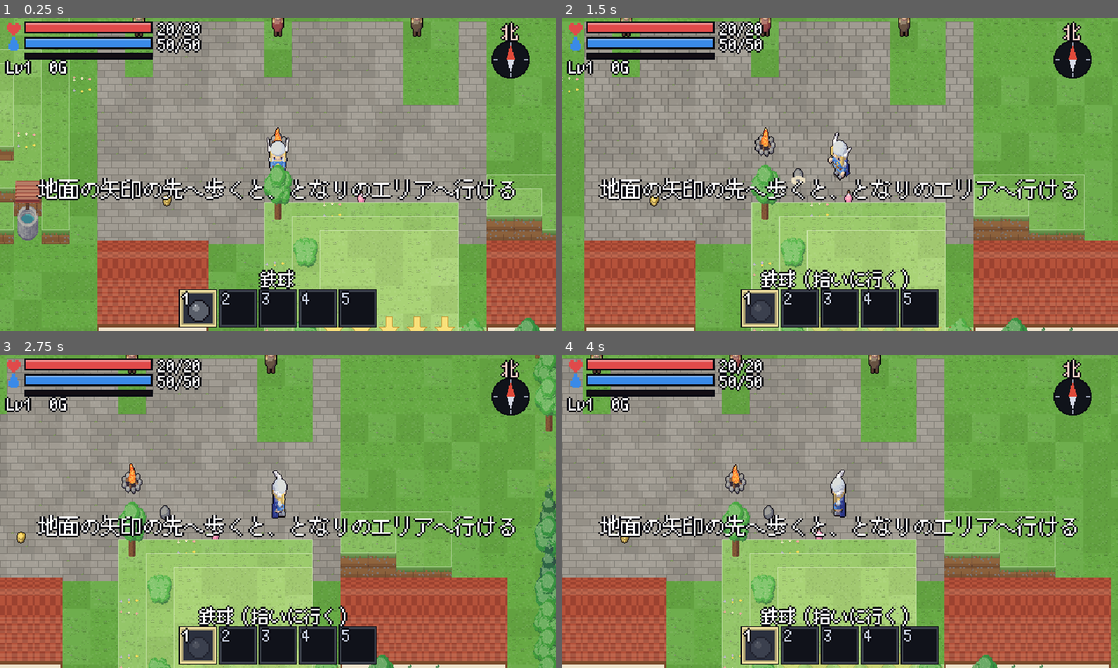
Above: before the commit, frames 1-4 (two rows, left to right).
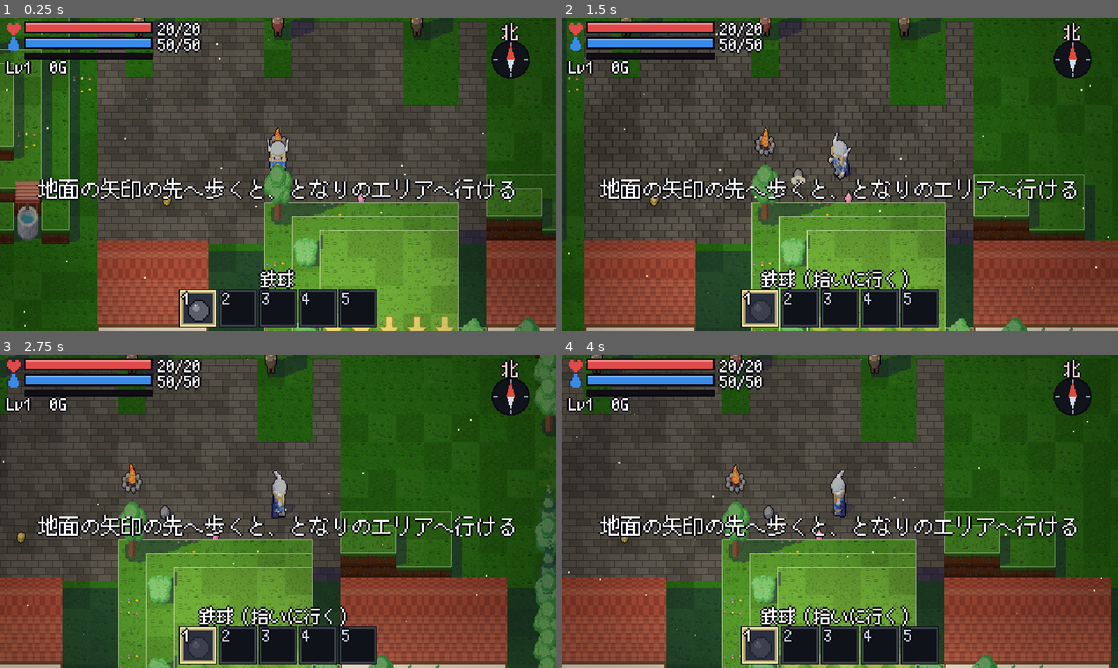
Above: after the commit, the same moments.

Repository: MiyazakiTakumi-724/dot-3d-game
Game: Godot game, scene res://scenes/field.tscn
The game is run twice, just before and just after one commit, with the same random seed, the same clock (stepped at 60 frames per second) and the same inputs.
Inputs (mouse positions are in pixels of both pictures, inside the frame that each line leads up to):
- Up to frame 1 (0.25 s): no input
- Up to frame 2 (1.5 s): tap Enter at 0.5 s; move the mouse to (962, 158) at 0.52 s; hold Right 0.53-1.25 s; hold Shift 0.53-1.25 s; click (962, 158) at 0.67 s; tap Space at 0.77 s; drag from (728, 190) to (812, 237) at 1.27 s
- Up to frame 3 (2.75 s): move the mouse to (333, 442) at 2.02 s; hold Right from 2.03 s (still down); hold Ctrl from 2.03 s (still down); click (333, 442) at 2.17 s
- Up to frame 4 (4 s): release Right at 2.75 s; release Ctrl at 2.75 s; drag from (812, 574) to (673, 464) at 2.77 s; move the mouse to (1006, 558) at 3.52 s; hold Left from 3.53 s (still down); tap 2 at 3.6 s; click (1006, 558) at 3.67 s; tap Space at 3.77 s

The runs differ from the first frame. In frame 1, 84% of the frame differs, in the area x 0-100%, y 0-100%; in frame 2, 85%; in frame 3, 86%; in frame 4, 86%.

Commit message:
影と光でグラフィックを上げる（添付の映像を参考に）
- 地面に落ちる影：木・岩・家・崖の長い影を東北東へ落とす（ShadowMap が高さの絵を作り、shadow.gdshader が地面の柱の上の面で日の方へたどる）。
  カメラを回しても地面と一緒に回り、手前の高い地面には正しく隠れる
- キャラ・敵・ボスの足元の影に、同じ向きの長い影を重ねる
- 画面全体の空気（Atmosphere）：流れる雲の影・画面のふちの暗さ、溶岩・廃城・塔は暗くしてたき火・炎・溶岩・主人公のまわりを明るく
- 地方ごとに舞うもの（草原の綿毛・山の雪・溶岩の火の粉・廃城のほこり・塔のきらめき）
- 画面の文字のレイヤーを2にして、空気（レイヤー1）より上に

Co-Authored-By: Claude Opus 5.5 <noreply@anthropic.com>
Claude-Session: https://claude.ai/code/session_01V8ZRqMmyzjeQtU25nnKB5A

Diff:
--- a/scripts/game/field.gd
+++ b/scripts/game/field.gd
@@ -69,6 +69,10 @@
 var _boss_label: Label
 var _status: Label  ## 左上：体力・持ち物・手に持つアイテム・墓石のあるエリア（文字。画面には出さず、hud が描く）
 var hud: Hud  ## いのちとマナのバー・手に持つ物の箱・杖の魔法の待ち時間
+## 画面全体の空気：雲の影・地方の暗さと明かり・舞うもの（2026-11-26）
+var atmosphere: Atmosphere
+## 今のエリアの溶岩のマス（明かりにする）
+var _lava_cells: Array[Vector2i] = []
 var _message: Label  ## 真ん中：エリアの名前・門のヒント・やられた
 var _popups: Control  ## ダメージの数字を置く所（エリアを切り替えると片付ける）
 ## 真ん中に少しの間だけ出す知らせ（レベルアップ・武器を手に入れたなど）
@@ -118,6 +122,9 @@
 	camera = StackCamera.new()
 	add_child(camera)
 	Terrain.add_background(self)
+	atmosphere = Atmosphere.new()
+	add_child(atmosphere)
+	atmosphere.setup(camera)
 	_area_root = Node2D.new()
 	add_child(_area_root)
 
@@ -216,11 +223,17 @@
 
 	area = world.area(id)
 	player.step_sound = STEP_SOUNDS.get(area.theme, "step_grass")
+	if atmosphere != null:
+		atmosphere.set_theme(area.theme)
 	run.visit(id)
 	var loaded := Continent.load_map(area)
 	map = loaded[0]
 	var info: Dictionary = loaded[1]
 	_deco = info["deco"]
+	_lava_cells.clear()
+	for k in _deco:
+		if k is Vector2i and _deco[k] == "lava":
+			_lava_cells.append(k)
 	for g in area.gimmicks:
 		if run.is_gimmick_open(g.id):
 			_apply_open(g)
@@ -883,6 +896,7 @@
 		elif area_state.result == AreaState.Result.DYING and player.mover.fell:
 			player.modulate.a = 0.0
 	_update_aim()
+	_update_lights()
 	if map_view != null and map_view.visible:
 		_sync_map()
 	_flash_time = maxf(0.0, _flash_time - delta)
@@ -1955,6 +1969,35 @@
 		if g.by_fire(point, radius):
 			open_gimmick(g)
 
+## 明かり（2026-11-26）：たき火・燃えている所・火の玉・溶岩・主人公（暗い地方だけ）。Atmosphere が画面を照らす。
+func _update_lights() -> void:
+	if atmosphere == null:
+		return
+	var list := []
+	var flick := 0.92 + 0.08 * sin(_arrow_blink * 13.0) * sin(_arrow_blink * 7.3)
+	if _campfire_cell.x >= 0:
+		list.append([HeightMap.cell_center(_campfire_cell), map.get_height(_campfire_cell) * StackSprite.LEVEL_PX + 6.0, 100.0 * flick, 1.0])
+	if atmosphere.is_dark():
+		var mv := player.mover
+		list.append([mv.pos, mv.height * StackSprite.LEVEL_PX + 8.0, 64.0, 0.8])
+	for f in _fires:
+		list.append([f[0], f[1] * StackSprite.LEVEL_PX + 4.0, 44.0 * flick, 0.9])
+	for b in _bolts:
+		var p: Pellet = b[0]
+		list.append([p.pos, p.z, 30.0, 0.8])
+	if not _lava_cells.is_empty():
+		var f := camera.focus
+		var near := []
+		for c in _lava_cells:
+			var d := HeightMap.cell_center(c).distance_squared_to(f)
+			if d < 150.0 * 150.0 and (c.x + c.y) % 2 == 0:  # 画面の近くの、1つおきのマス
+				near.append([d, c])
+		near.sort_custom(func(a, b): return a[0] < b[0])
+		for e in near.slice(0, 8):
+			var c: Vector2i = e[1]
+			list.append([HeightMap.cell_center(c), map.get_height(c) * StackSprite.LEVEL_PX, 40.0 * flick, 0.55])
+	atmosphere.set_lights(list)
+
 ## 魔法（弾・炎・雷）が point のまわり radius に当たった。水晶が光る。
 func _magic_gimmicks(point: Vector2, radius: float) -> void:
 	for g in _closed_gimmicks():
@@ -2071,6 +2114,7 @@
 
 func _build_ui() -> void:
 	var layer := CanvasLayer.new()
+	layer.layer = 2  # 画面全体の空気（Atmosphere、レイヤー1）より上
 	add_child(layer)
 	_status = UiText.label()
 	_status.position = Vector2(4, 2)
--- a/scripts/game/terrain.gd
+++ b/scripts/game/terrain.gd
@@ -175,6 +175,8 @@
 const DECO_BIAS := 5
 
 static func build(map: HeightMap, camera: StackCamera, parent: Node2D, deco: Dictionary = {}) -> void:
+	# 地面に落ちる木や崖の影（2026-11-26）。エリアの地面の柱で1つの材質を使う
+	var shade := ShadowMap.material(map, deco)
 	for y in map.size.y:
 		for x in map.size.x:
 			var cell := Vector2i(x, y)
@@ -189,6 +191,11 @@
 				s.rim_sides = lower_sides(map, cell)
 				s.rim_layer = (h - bottom) * StackSprite.LEVEL_PX
 				s.rim_color = top_color(h).lightened(0.38)
+				s.material = shade
+				s.shade_on = true
+				s.shade_cell = cell
+				s.shade_height = h
+				s.shade_layer = s.rim_layer
 			if keys.size() > 1:
 				_place(parent, camera, cell, h, DECO_BIAS, _cached(keys[1]))
 
--- /dev/null
+++ b/scripts/render/atmosphere.gd
@@ -0,0 +1,159 @@
+class_name Atmosphere
+extends CanvasLayer
+## 画面全体の空気（2026-11-26 の3回目の直し。添付の映像のように、影と光でリアルに見せる）。
+## - 雲の影（ワールドに貼りついて流れる）と、画面のふちの暗さ（atmosphere.gdshader をかけ算で重ねる）
+## - 地方ごとの暗さと明かり：溶岩・廃城・塔は暗く、たき火・炎・溶岩・主人公のまわりが明るい（field.gd が set_lights で渡す）
+## - 地方ごとの舞うもの（草原の綿毛・山の雪・溶岩の火の粉・廃城のほこり・塔のきらめき）
+## 世界（レイヤー0）より上、画面の文字（UI のレイヤー2）より下に描く。
+
+const SHADER := preload("res://scripts/render/atmosphere.gdshader")
+const MAX_LIGHTS := 16
+## 地方ごとの空気：雲の影の濃さ・明るさ（1 で暗くしない）・色・舞うもの
+const THEMES := {
+	"grass": {"clouds": 0.28, "ambient": 1.0, "tint": Color(1, 1, 1), "particles": "pollen"},
+	"town": {"clouds": 0.2, "ambient": 1.0, "tint": Color(1, 1, 1), "particles": "pollen"},
+	"mountain": {"clouds": 0.26, "ambient": 1.0, "tint": Color(0.96, 0.98, 1.0), "particles": "snow"},
+	"castle": {"clouds": 0.14, "ambient": 0.8, "tint": Color(0.86, 0.9, 1.0), "particles": "dust"},
+	"lava": {"clouds": 0.0, "ambient": 0.66, "tint": Color(0.95, 0.72, 0.74), "particles": "embers"},
+	"tower": {"clouds": 0.0, "ambient": 0.76, "tint": Color(0.84, 0.82, 1.0), "particles": "sparkles"},
+}
+## 舞うものの数
+const PARTICLES := 46
+
+var camera: StackCamera
+var theme := "grass"
+var _rect: ColorRect
+var _mat: ShaderMaterial
+var _motes: Motes
+var _time := 0.0
+
+func _init() -> void:
+	layer = 1
+
+func setup(cam: StackCamera) -> void:
+	camera = cam
+	_rect = ColorRect.new()
+	_rect.mouse_filter = Control.MOUSE_FILTER_IGNORE
+	_rect.position = Vector2.ZERO
+	_rect.size = Vector2(320, 180)
+	_mat = ShaderMaterial.new()
+	_mat.shader = SHADER
+	_rect.material = _mat
+	add_child(_rect)
+	_motes = Motes.new()
+	_motes.camera = cam
+	add_child(_motes)
+	set_theme("grass")
+
+static func config(t: String) -> Dictionary:
+	return THEMES.get(t, THEMES["grass"])
+
+## 地方を替える（エリアに入ったとき）。
+func set_theme(t: String) -> void:
+	theme = t
+	var c := config(t)
+	_mat.set_shader_parameter("clouds", c["clouds"])
+	_mat.set_shader_parameter("ambient", c["ambient"])
+	var tint: Color = c["tint"]
+	_mat.set_shader_parameter("tint", Vector3(tint.r, tint.g, tint.b))
+	_motes.start(c["particles"])
+
+## 暗い地方か（明かりが意味を持つ）。
+func is_dark() -> bool:
+	return float(config(theme)["ambient"]) < 1.0
+
+## 明かり：[ワールドの位置, 高さのpx, 半径のpx, 強さ] の並び。画面の外のものは使わない。
+func set_lights(list: Array) -> void:
+	var packed: Array[Vector4] = []
+	for l in list:
+		if packed.size() >= MAX_LIGHTS:
+			break
+		var p: Vector2 = camera.world_to_screen(l[0], l[1])
+		var r: float = l[2]
+		if p.x < -r or p.y < -r or p.x > 320.0 + r or p.y > 180.0 + r:
+			continue
+		packed.append(Vector4(p.x, p.y, r, l[3]))
+	var n := packed.size()
+	while packed.size() < MAX_LIGHTS:
+		packed.append(Vector4.ZERO)
+	_mat.set_shader_parameter("lights", packed)
+	_mat.set_shader_parameter("light_count", n)
+
+func _process(delta: float) -> void:
+	_time += delta
+	if camera == null:
+		return
+	_mat.set_shader_parameter("focus", camera.focus)
+	_mat.set_shader_parameter("angle", camera.angle)
+	_mat.set_shader_parameter("time", _time)
+
+## 舞うもの。ワールドの点として持ち、カメラに合わせて画面に描く（カメラを回すと一緒に回る）。
+class Motes extends Node2D:
+	var camera: StackCamera
+	var kind := ""
+	var _pts: Array = []  # [ワールドの位置, 高さのpx, 速さ, ゆれの位相]
+	var _rng := RandomNumberGenerator.new()
+	var _t := 0.0
+
+	func start(k: String) -> void:
+		kind = k
+		_rng.seed = hash(k)
+		_pts.clear()
+		for i in PARTICLES:
+			_pts.append(_spawn(true))
+
+	func _spawn(anywhere: bool) -> Array:
+		var center := camera.focus if camera != null else Vector2.ZERO
+		var off := Vector2(_rng.randf_range(-190, 190), _rng.randf_range(-120, 120))
+		var h := _rng.randf_range(0.0, 90.0) if anywhere else (100.0 if kind == "snow" else 0.0)
+		return [center + off, h, _rng.randf_range(0.6, 1.4), _rng.randf() * TAU]
+
+	func _process(delta: float) -> void:
+		_t += delta
+		if camera == null:
+			return
+		for p in _pts:
+			match kind:
+				"snow":
+					p[1] -= 14.0 * p[2] * delta
+					p[0] += Vector2(6.0, 2.0) * delta * p[2]
+				"embers":
+					p[1] += 16.0 * p[2] * delta
+					p[0] += Vector2(sin(_t * 2.0 + p[3]) * 6.0, 0.0) * delta
+				"pollen", "dust":
+					p[1] += sin(_t * 0.8 + p[3]) * 3.0 * delta
+					p[0] += Vector2(5.0, -1.5) * delta * p[2]
+				_:
+					p[0] += Vector2(0.0, -2.0) * delta
+			var rel: Vector2 = p[0] - camera.focus
+			if p[1] < -10.0 or p[1] > 130.0 or absf(rel.x) > 200.0 or absf(rel.y) > 130.0:
+				var fresh := _spawn(false)
+				p[0] = fresh[0]
+				p[1] = fresh[1] if kind in ["snow", "embers"] else _rng.randf_range(0.0, 90.0)
+				if kind == "snow":
+					p[1] = _rng.randf_range(80.0, 120.0)
+		queue_redraw()
+
+	func _draw() -> void:
+		if camera == null:
+			return
+		var w := 1.0 / StackCamera.PIXEL_SCALE
+		for p in _pts:
+			var s: Vector2 = camera.world_to_screen(p[0], camera.focus_height + p[1])
+			var c := Color(1, 1, 1, 0.8)
+			var size := w
+			match kind:
+				"snow":
+					c = Color(1, 1, 1, 0.9)
+					size = w * 2.0 if p[2] > 1.1 else w
+				"embers":
+					c = Color(1.0, 0.55 + 0.3 * sin(_t * 9.0 + p[3]), 0.2, 0.9)
+				"pollen":
+					c = Color(1.0, 0.97, 0.8, 0.85)
+					size = w * 2.0 if p[2] > 1.0 else w
+				"dust":
+					c = Color(0.85, 0.82, 0.78, 0.45)
+				"sparkles":
+					var tw := 0.5 + 0.5 * sin(_t * 4.0 + p[3] * 3.0)
+					c = Color(0.75, 0.9, 1.0, tw)
+			draw_rect(Rect2(s, Vector2(size, size)), c)
--- /dev/null
+++ b/scripts/render/atmosphere.gdshader
@@ -0,0 +1,53 @@
+// 画面全体の明るさ（Atmosphere）。描いた世界にかけ算で重ねる。
+// - 雲の影：ワールドに貼りついたゆっくり流れる雲の影（外の地方）
+// - 暗さと明かり：溶岩・廃城・塔の地方は暗く、たき火・炎・溶岩・主人公のまわりだけ明るい
+// - 画面のふちを少し暗くする
+shader_type canvas_item;
+render_mode blend_mul, unshaded;
+
+uniform vec2 focus = vec2(0.0);
+uniform float angle = 0.0;
+uniform float time = 0.0;
+uniform float clouds = 0.0;
+uniform float ambient = 1.0;
+uniform vec3 tint : source_color = vec3(1.0);
+uniform vec3 light_color : source_color = vec3(1.0, 0.84, 0.6);
+uniform int light_count = 0;
+uniform vec4 lights[16];
+uniform float vignette = 0.22;
+
+float hash(vec2 p) {
+	return fract(sin(dot(p, vec2(127.1, 311.7))) * 43758.5453);
+}
+
+float noise(vec2 p) {
+	vec2 i = floor(p);
+	vec2 f = fract(p);
+	vec2 u = f * f * (3.0 - 2.0 * f);
+	return mix(mix(hash(i), hash(i + vec2(1.0, 0.0)), u.x), mix(hash(i + vec2(0.0, 1.0)), hash(i + vec2(1.0, 1.0)), u.x), u.y);
+}
+
+void fragment() {
+	vec2 px = SCREEN_UV * vec2(320.0, 180.0);
+	vec2 rel = px - vec2(160.0, 90.0);
+	vec2 world = focus + vec2(rel.x * cos(angle) - rel.y * sin(angle), rel.x * sin(angle) + rel.y * cos(angle));
+	float cloud = 1.0;
+	if (clouds > 0.0) {
+		vec2 w = world / 210.0 + vec2(time * 0.014, time * 0.005);
+		float n = noise(w) * 0.62 + noise(w * 2.13 + vec2(3.7, 1.3)) * 0.28 + noise(w * 4.7 + vec2(9.1, 4.2)) * 0.1;
+		cloud = 1.0 - clouds * smoothstep(0.4, 0.6, n);
+	}
+	vec3 col = tint * ambient;
+	float lit = 0.0;
+	for (int i = 0; i < 16; i++) {
+		if (i >= light_count) {
+			break;
+		}
+		vec4 l = lights[i];
+		float d = distance(px, l.xy);
+		lit += l.w * (1.0 - smoothstep(l.z * 0.2, l.z, d));
+	}
+	col = max(col, light_color * clamp(lit, 0.0, 1.0));
+	float v = 1.0 - vignette * smoothstep(0.42, 0.95, length((SCREEN_UV - 0.5) * vec2(1.7, 1.0)));
+	COLOR = vec4(col * cloud * v, 1.0);
+}
--- /dev/null
+++ b/scripts/render/shadow.gdshader
@@ -0,0 +1,36 @@
+// 地面の柱の材質（ShadowMap）。ふだんは絵をそのまま描く。
+// 色の a が 0.5 の四角（柱の上の面）だけは影の計算をする：色の r・g がマス、b が高さ。
+// マスの中の点から日の方へたどり、高さの絵（height_tex）の物が影の線より高ければ、影の色を描く。
+shader_type canvas_item;
+
+uniform sampler2D height_tex : filter_nearest;
+uniform vec2 area_cells = vec2(16.0, 16.0);
+uniform vec2 sun = vec2(-0.94, 0.34);
+uniform float cells_per_level = 0.55;
+uniform float height_range = 16.0;
+uniform vec4 shade_color : source_color = vec4(0.10, 0.07, 0.28, 0.42);
+
+void fragment() {
+	if (abs(COLOR.a - 0.5) < 0.02) {
+		vec2 cell = floor(COLOR.rg * 255.0 + 0.5);
+		float h = COLOR.b * height_range;
+		// ゲームの座標の1px（1マス＝16）ごとにそろえて、ドット絵らしい影のふちにする
+		vec2 p = cell + (floor(UV * 16.0) + 0.5) / 16.0;
+		float shade = 0.0;
+		for (int k = 1; k <= 28; k++) {
+			float t = float(k) * 0.125;
+			vec2 q = p + sun * t;
+			if (q.x < 0.0 || q.y < 0.0 || q.x >= area_cells.x || q.y >= area_cells.y) {
+				break;
+			}
+			float occ = texture(height_tex, q / area_cells).r * height_range;
+			if (occ > h + t / cells_per_level + 0.05) {
+				shade = 1.0;
+				break;
+			}
+		}
+		COLOR = vec4(shade_color.rgb, shade_color.a * shade);
+	} else {
+		COLOR = texture(TEXTURE, UV) * COLOR;
+	}
+}
--- /dev/null
+++ b/scripts/render/shadow_map.gd
@@ -0,0 +1,90 @@
+class_name ShadowMap
+extends RefCounted
+## 地面に落ちる影（2026-11-26 の3回目の直し。添付の映像のように、木や崖の長い影を地面に落とす）。
+## 日は西南西の空にあり、崖・木・岩・家などの影が東北東へ落ちる（地形の側面の明るさ SIDE_SHADE と同じ向きの光）。
+## エリアごとに「物のてっぺんの高さ」の絵（RES×RES で1マス）を作り、地面の柱が上の面に影を描くときに、
+## シェーダー（shadow.gdshader）がそこから日の方へたどって、影の線より高い物があれば影にする。
+## 影はワールドに落ちるので、カメラを回しても地面と一緒に回る。
+
+const RES := 8
+## 日のある向き（ワールド、マス単位の水平の向き）。影はこの逆へ落ちる
+const SUN := Vector2(-0.94, 0.34)
+## 1段の高さの物の影の長さ（マス）
+const CELLS_PER_LEVEL := 0.55
+## 高さの絵の値は 高さ ÷ HEIGHT_RANGE（R8 に入るように）
+const HEIGHT_RANGE := 16.0
+## 物の高さ（段）と、マスの中で影を落とす丸の半径（マス）。SQUARE はマスいっぱいの四角い物
+const OCCLUDERS := {
+	"tree": [4.5, 0.42], "pine": [5.5, 0.34], "bush": [1.6, 0.42], "rock": [1.8, 0.45],
+	"stonewall": [2.5, 0.5], "column": [4.0, 0.3], "house": [4.0, 0.5], "well": [1.5, 0.4], "npc": [2.2, 0.3],
+}
+const SQUARE := ["stonewall", "house"]
+const SHADER := preload("res://scripts/render/shadow.gdshader")
+
+## 影の色（青みのある暗さ。添付の映像の影に合わせた）
+const SHADE_COLOR := Color(0.10, 0.07, 0.28, 0.42)
+
+static var _white: ImageTexture
+
+## そのワールドの点（マス単位）にある物のてっぺんの高さ（段）。島の外と奈落は影を落とさない。
+static func occluder_height(map: HeightMap, deco: Dictionary, q: Vector2) -> float:
+	var c := Vector2i(floori(q.x), floori(q.y))
+	if not map.in_bounds(c) or map.is_void(c) or map.is_pit(c):
+		return 0.0
+	var h := float(map.get_height(c))
+	var kind: String = deco.get(c, "")
+	if OCCLUDERS.has(kind):
+		var o: Array = OCCLUDERS[kind]
+		if kind in SQUARE or (q - Vector2(c) - Vector2(0.5, 0.5)).length() <= o[1]:
+			return h + o[0]
+	return h
+
+## エリアの、物のてっぺんの高さの絵（R8、RES×RES で1マス、値は 高さ ÷ HEIGHT_RANGE）。
+## 地面はマスごとに四角く塗り（速い）、木や岩などは丸く塗る。
+static func height_image(map: HeightMap, deco: Dictionary) -> Image:
+	var img := Image.create(map.size.x * RES, map.size.y * RES, false, Image.FORMAT_R8)
+	img.fill(Color(0, 0, 0))
+	for y in map.size.y:
+		for x in map.size.x:
+			var c := Vector2i(x, y)
+			if map.is_void(c) or map.is_pit(c):
+				continue
+			var h := float(map.get_height(c))
+			img.fill_rect(Rect2i(x * RES, y * RES, RES, RES), Color(h / HEIGHT_RANGE, 0, 0))
+			var kind: String = deco.get(c, "")
+			if not OCCLUDERS.has(kind):
+				continue
+			var o: Array = OCCLUDERS[kind]
+			var top := Color(minf(1.0, (h + o[0]) / HEIGHT_RANGE), 0, 0)
+			if kind in SQUARE:
+				img.fill_rect(Rect2i(x * RES, y * RES, RES, RES), top)
+				continue
+			for j in RES:
+				for i in RES:
+					if Vector2((i + 0.5) / RES - 0.5, (j + 0.5) / RES - 0.5).length() <= o[1]:
+						img.set_pixel(x * RES + i, y * RES + j, top)
+	return img
+
+## エリアの地面の柱で使う材質（影のシェーダーと、そのエリアの高さの絵）。
+static func material(map: HeightMap, deco: Dictionary) -> ShaderMaterial:
+	var m := ShaderMaterial.new()
+	m.shader = SHADER
+	m.set_shader_parameter("height_tex", ImageTexture.create_from_image(height_image(map, deco)))
+	m.set_shader_parameter("area_cells", Vector2(map.size))
+	m.set_shader_parameter("sun", SUN)
+	m.set_shader_parameter("cells_per_level", CELLS_PER_LEVEL)
+	m.set_shader_parameter("height_range", HEIGHT_RANGE)
+	m.set_shader_parameter("shade_color", SHADE_COLOR)
+	return m
+
+## 柱の上の面に影を描くときに渡す色（シェーダーはこの色でマスと高さを知る。a=0.5 が目印）。
+static func cell_code(cell: Vector2i, h: int) -> Color:
+	return Color(cell.x / 255.0, cell.y / 255.0, h / HEIGHT_RANGE, 0.5)
+
+## 1×1 の白い絵（影の面を描くのに使う）。
+static func white() -> ImageTexture:
+	if _white == null:
+		var img := Image.create(1, 1, false, Image.FORMAT_RGBA8)
+		img.fill(Color.WHITE)
+		_white = ImageTexture.create_from_image(img)
+	return _white
--- a/scripts/render/stack_sprite.gd
+++ b/scripts/render/stack_sprite.gd
@@ -39,6 +39,11 @@
 var rim_sides := 0
 var rim_layer := 0
 var rim_color := Color.WHITE
+## 地面の柱の上の面に落ちる影（2026-11-26）。shade_layer に、material（ShadowMap.material）で影を描く
+var shade_on := false
+var shade_cell := Vector2i.ZERO
+var shade_height := 0
+var shade_layer := 0
 
 ## 画面（320×180）から、これだけ外にはみ出したものは描かない。広いエリアで描画を軽くするため。
 ## 輪切りを回すと、マスより少し大きく見えるので、その分の余裕。
@@ -99,11 +104,16 @@
 		and position.y + m > 0.0 and position.y - _layers.size() * layer_step() - m < 180.0
 
 ## 足元の影。横長の楕円（ドット絵らしく、少ない色の半透明の黒）。
+## 2026-11-26：日の向き（ShadowMap.SUN）の逆へのびる、青みのある長い影も重ねる（地面の木や崖の影と同じ向き）。
 func _draw_shadow() -> void:
 	if shadow_radius <= 0.0:
 		return
+	var dir := (-ShadowMap.SUN).normalized().rotated(-camera.angle)
+	var cast := ShadowMap.SHADE_COLOR
+	draw_set_transform(Vector2(0, lift_px) + dir * shadow_radius * 0.8, dir.angle(), Vector2(1.6, 0.7))
+	draw_circle(Vector2.ZERO, shadow_radius, Color(cast.r, cast.g, cast.b, 0.3), true, -1.0, false)
 	draw_set_transform(Vector2(0, lift_px), 0.0, Vector2(1.0, 0.6))
-	draw_circle(Vector2.ZERO, shadow_radius, Color(0, 0, 0, 0.32), true, -1.0, false)
+	draw_circle(Vector2.ZERO, shadow_radius, Color(0, 0, 0, 0.3), true, -1.0, false)
 	draw_set_transform(Vector2.ZERO, 0.0, Vector2.ONE)
 
 func needs_redraw() -> bool:
@@ -115,6 +125,7 @@
 	_drawn_angle = camera.angle
 	_draw_shadow()
 	_draw_stack(turn - camera.angle)
+	_draw_shade()
 	_draw_rim()
 	draw_set_transform(Vector2.ZERO, 0.0, Vector2.ONE)
 
@@ -144,6 +155,13 @@
 	var y := (skip - i) * layer_step() * stretch
 	return Vector2(0, roundf(y * StackCamera.PIXEL_SCALE) / StackCamera.PIXEL_SCALE)
 
+## 上の面に落ちる影（地面の柱だけ）。色にマスと高さを入れて、材質のシェーダーが影を決める。
+func _draw_shade() -> void:
+	if not shade_on:
+		return
+	draw_set_transform(Vector2(0, -shade_layer), -camera.angle, Vector2.ONE)
+	draw_texture_rect(ShadowMap.white(), Rect2(-8, -8, 16, 16), false, ShadowMap.cell_code(shade_cell, shade_height))
+
 ## 上の面のふちの明るい線（地面の柱だけ）。
 func _draw_rim() -> void:
 	if rim_sides == 0:
--- a/tests/test_field.gd
+++ b/tests/test_field.gd
@@ -1421,3 +1421,21 @@
 	f.run.inventory.add("bomb", 2)
 	assert_eq(f.hotbar_slot(Hotbar.Item.TOOL)["id"], "bomb")
 	assert_eq(f.hotbar_slot(Hotbar.Item.TOOL)["count"], 2)
+
+## 2026-11-26（3回目の直し）：地方ごとの空気（暗さ・明かり・舞うもの）と、地面の影
+func test_atmosphere_follows_region_and_lights_the_dark():
+	assert_eq(f.atmosphere.theme, "town")
+	assert_false(f.atmosphere.is_dark())
+	f.enter_area("lv_1", Continent.START_CELL)
+	assert_eq(f.atmosphere.theme, "lava")
+	assert_true(f.atmosphere.is_dark())
+	assert_gt(f._lava_cells.size(), 0, "溶岩のマスは明かりになる")
+	f._process(0.016)
+
+func test_ground_columns_draw_shadows():
+	var n := 0
+	for s in f._terrain_root.get_children():
+		if s is StackSprite and s.shade_on:
+			n += 1
+			assert_not_null(s.material)
+	assert_gt(n, 100)
--- /dev/null
+++ b/tests/test_shadow_and_light.gd
@@ -0,0 +1,50 @@
+extends GutTest
+## 影と光（2026-11-26 の3回目の直し）：地面に落ちる木や崖の影の高さの絵と、地方ごとの暗さ・明かり・舞うもの。
+
+func _flat(n: int, h: int) -> HeightMap:
+	var m := HeightMap.new(Vector2i(n, n))
+	for y in n:
+		for x in n:
+			m.set_height(Vector2i(x, y), h)
+	return m
+
+func test_height_image_has_ground_and_round_tree_tops():
+	var m := _flat(4, 1)
+	m.set_void(Vector2i(0, 0), true)
+	var deco := {Vector2i(2, 2): "tree"}
+	var img := ShadowMap.height_image(m, deco)
+	var R := ShadowMap.RES
+	assert_eq(img.get_size(), Vector2i(4 * R, 4 * R))
+	assert_almost_eq(img.get_pixel(R + 1, R + 1).r * ShadowMap.HEIGHT_RANGE, 1.0, 0.1, "地面の高さ")
+	assert_almost_eq(img.get_pixel(1, 1).r, 0.0, 0.01, "島の外は影を落とさない")
+	var center := img.get_pixel(2 * R + R / 2, 2 * R + R / 2).r * ShadowMap.HEIGHT_RANGE
+	assert_almost_eq(center, 1.0 + ShadowMap.OCCLUDERS["tree"][0], 0.1, "木のてっぺん")
+	var corner := img.get_pixel(2 * R, 2 * R).r * ShadowMap.HEIGHT_RANGE
+	assert_almost_eq(corner, 1.0, 0.1, "木は丸く影を落とす（マスの角は地面）")
+
+func test_occluder_height_matches_image():
+	var m := _flat(4, 2)
+	var deco := {Vector2i(1, 1): "house"}
+	assert_almost_eq(ShadowMap.occluder_height(m, deco, Vector2(1.05, 1.05)), 2.0 + ShadowMap.OCCLUDERS["house"][0], 0.01)
+	assert_almost_eq(ShadowMap.occluder_height(m, deco, Vector2(3.5, 3.5)), 2.0, 0.01)
+
+## 影は日の逆（東より）へ落ちる
+func test_shadow_falls_away_from_the_sun():
+	assert_lt(ShadowMap.SUN.x, 0.0, "日は西の空")
+
+func test_cell_code_carries_cell_and_height():
+	var c := ShadowMap.cell_code(Vector2i(12, 30), 5)
+	assert_eq(roundi(c.r * 255.0), 12)
+	assert_eq(roundi(c.g * 255.0), 30)
+	assert_almost_eq(c.b * ShadowMap.HEIGHT_RANGE, 5.0, 0.01)
+	assert_eq(c.a, 0.5)
+
+## 溶岩・廃城・塔は暗く、ほかの地方は暗くしない（雲の影はある）
+func test_dark_regions():
+	for t in ["lava", "castle", "tower"]:
+		assert_lt(float(Atmosphere.config(t)["ambient"]), 1.0, t)
+	for t in ["grass", "town", "mountain"]:
+		assert_eq(float(Atmosphere.config(t)["ambient"]), 1.0, t)
+		assert_gt(float(Atmosphere.config(t)["clouds"]), 0.0, t)
+	assert_eq(Atmosphere.config("lava")["particles"], "embers")
+	assert_eq(Atmosphere.config("mountain")["particles"], "snow")
Not shown, added: scripts/render/atmosphere.gd.uid
Not shown, added: scripts/render/atmosphere.gdshader.uid
Not shown, added: scripts/render/shadow.gdshader.uid
Not shown, added: scripts/render/shadow_map.gd.uid
Not shown, added: tests/test_shadow_and_light.gd.uid
